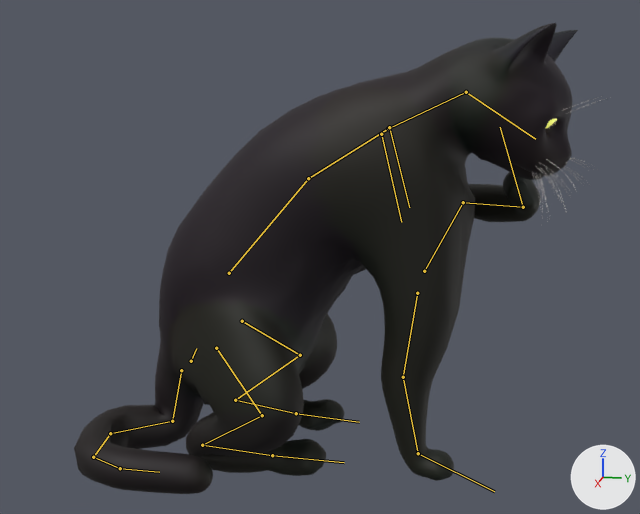
One commit to the glTF model lobby/cat.glb: the scene before it, then after it.
The view is the same before and after, from a 50 mm lens placed at (0.753, 0.144, 0.381), pointed at (0.01, -0.004, 0.195). The axes (+X, +Y, +Z) are drawn at lower right. The lights are the same throughout. The first picture is the older version. Both versions are drawn at frame 39 of the action 'cat_groom'; the numbers are the values there. The bones that change, and the others that lie on the model, are drawn over the model as lines.

Names of what the first picture shows: 'Cat3DBody', 'Cat3DCornea_1', 'Cat3DNose', 'Cat3DWhiskers'.
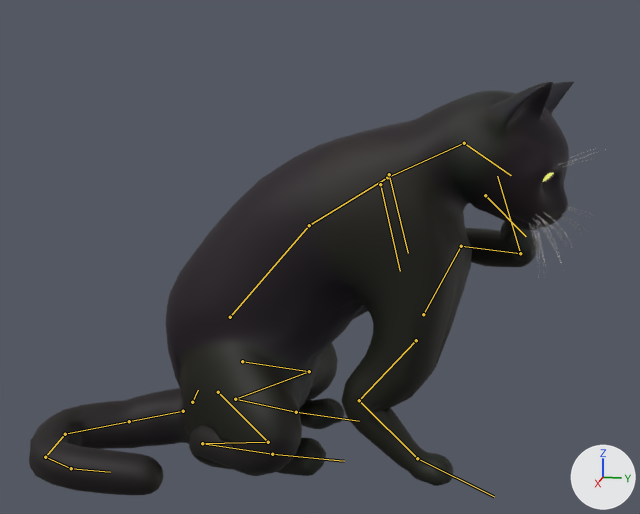
Location of each change, (x1, y1, x2, y2) in pixels of the pictures (640 x 514 px):
'Cat3DBody', posed (8% wider, 12% shorter)
    before: (74, 23, 578, 494)
    after: (29, 82, 574, 495)
'Cat3DWhiskers', posed
    before: (532, 97, 611, 222)
    after: (529, 149, 606, 278)
'Cat3DCornea_1', posed (mostly hidden)
    before: (546, 119, 557, 129)
    after: (543, 172, 554, 182)
'Cat3DNose', posed (mostly hidden)
    before: (562, 161, 568, 166)
    after: (559, 213, 564, 218)
bone 'hips', root to tip
    before: (191, 361) to (196, 348)
    after: (192, 402) to (198, 390)
bone 'upperarm.L', root to tip
    before: (417, 293) to (403, 377)
    after: (416, 340) to (359, 400)
bone 'forearm.L', root to tip
    before: (403, 377) to (418, 453)
    after: (359, 400) to (417, 458)
bone 'hand.L', root to tip
    before: (418, 453) to (494, 491)
    after: (417, 458) to (494, 496)
bone 'tail1', root to tip
    before: (181, 370) to (172, 421)
    after: (183, 411) to (129, 421)
bone 'tail2', root to tip
    before: (172, 421) to (110, 433)
    after: (129, 421) to (65, 434)
bone 'tail3', root to tip
    before: (110, 433) to (93, 457)
    after: (65, 434) to (45, 457)
bone 'tail4', root to tip
    before: (93, 457) to (120, 468)
    after: (45, 457) to (71, 468)
bone 'tail5', root to tip
    before: (120, 468) to (159, 472)
    after: (71, 468) to (110, 472)
bone 'thigh.L', root to tip
    before: (216, 348) to (262, 415)
    after: (218, 392) to (268, 442)
bone 'shin.L', root to tip
    before: (262, 415) to (202, 445)
    after: (268, 442) to (202, 443)
bone 'foot.L', root to tip
    before: (202, 445) to (272, 455)
    after: (202, 443) to (272, 454)
bone 'thigh.R', root to tip
    before: (242, 321) to (300, 355)
    after: (242, 361) to (309, 371)
bone 'shin.R', root to tip
    before: (300, 355) to (235, 400)
    after: (309, 371) to (235, 399)
bone 'foot.R', root to tip
    before: (235, 400) to (296, 413)
    after: (235, 399) to (296, 412)

Patch to the scene script:
```diff
--- a/lobby/cat.glb.py
+++ b/lobby/cat.glb.py
@@ bone_hips @@
 bone_hips = bpy.data.objects['CatRig'].pose.bones['hips']  # child of 'root'
-bone_hips.location = (0.0, 0.083, -0.158)
+bone_hips.location = (0.0, 0.089, -0.2)
@@ bone_upperarm_l @@
 bone_upperarm_l = bpy.data.objects['CatRig'].pose.bones['upperarm.L']  # child of 'scap.L'
-bone_upperarm_l.rotation_quaternion = (0.983, -0.184, 0.0, -0.023)  # degrees (-21, 0, -3)
+bone_upperarm_l.rotation_quaternion = (0.899, -0.437, 0.0, 0.017)  # degrees (-52, 1, 2)
@@ bone_forearm_l @@
 bone_forearm_l = bpy.data.objects['CatRig'].pose.bones['forearm.L']  # child of 'upperarm.L'
-bone_forearm_l.rotation_quaternion = (0.998, 0.061, 0.0, -0.007)  # degrees (7, 0, -1)
+bone_forearm_l.rotation_quaternion = (0.81, 0.582, 0.0, -0.072)  # degrees (71, 5, -7)
@@ bone_hand_l @@
 bone_hand_l = bpy.data.objects['CatRig'].pose.bones['hand.L']  # child of 'forearm.L'
-bone_hand_l.rotation_quaternion = (1.0, -0.001, 0.0, -0.004)  # degrees (0, 0, 0)
+bone_hand_l.rotation_quaternion = (0.956, -0.293, 0.0, 0.012)  # degrees (-34, 0, 1)
@@ bone_tail1 @@
 bone_tail1 = bpy.data.objects['CatRig'].pose.bones['tail1']  # child of 'hips'
-bone_tail1.rotation_quaternion = (0.991, -0.13, 0.0, -0.026)  # degrees (-15, 0, -3)
+bone_tail1.rotation_quaternion = (-0.743, 0.646, 0.0, 0.174)  # degrees (-80, -13, -15)
@@ bone_tail2 @@
 bone_tail2 = bpy.data.objects['CatRig'].pose.bones['tail2']  # child of 'tail1'
-bone_tail2.rotation_quaternion = (0.686, -0.569, 0.0, -0.452)  # degrees (-66, -31, -46)
+bone_tail2.rotation_quaternion = (0.961, -0.166, 0.0, -0.221)  # degrees (-19, -4, -25)
@@ bone_tail3 @@
 bone_tail3 = bpy.data.objects['CatRig'].pose.bones['tail3']  # child of 'tail2'
-bone_tail3.rotation_quaternion = (0.901, 0.279, 0.0, -0.332)  # degrees (31, 11, -37)
+bone_tail3.rotation_quaternion = (0.889, 0.129, 0.0, -0.44)  # degrees (13, 7, -52)
@@ bone_tail4 @@
 bone_tail4 = bpy.data.objects['CatRig'].pose.bones['tail4']  # child of 'tail3'
-bone_tail4.rotation_quaternion = (0.87, 0.378, 0.0, -0.318)  # degrees (43, 14, -35)
+bone_tail4.rotation_quaternion = (0.873, 0.232, 0.0, -0.43)  # degrees (24, 11, -50)
@@ bone_tail5 @@
 bone_tail5 = bpy.data.objects['CatRig'].pose.bones['tail5']  # child of 'tail4'
-bone_tail5.rotation_quaternion = (0.936, 0.31, 0.0, -0.167)  # degrees (36, 6, -18)
+bone_tail5.rotation_quaternion = (0.947, 0.233, 0.0, -0.222)  # degrees (26, 6, -25)
@@ bone_thigh_l @@
 bone_thigh_l = bpy.data.objects['CatRig'].pose.bones['thigh.L']  # child of 'hips'
-bone_thigh_l.rotation_quaternion = (0.923, -0.278, 0.0, -0.265)  # degrees (-31, -8, -30)
+bone_thigh_l.rotation_quaternion = (0.935, -0.12, 0.0, -0.334)  # degrees (-13, -5, -39)
@@ bone_shin_l @@
 bone_shin_l = bpy.data.objects['CatRig'].pose.bones['shin.L']  # child of 'thigh.L'
-bone_shin_l.rotation_quaternion = (0.892, -0.441, 0.0, 0.103)  # degrees (-52, 5, 11)
+bone_shin_l.rotation_quaternion = (0.71, -0.7, 0.0, 0.077)  # degrees (-89, 6, 6)
@@ bone_foot_l @@
 bone_foot_l = bpy.data.objects['CatRig'].pose.bones['foot.L']  # child of 'shin.L'
-bone_foot_l.rotation_quaternion = (0.611, 0.698, 0.0, 0.373)  # degrees (88, -31, 32)
+bone_foot_l.rotation_quaternion = (0.488, 0.727, 0.0, 0.482)  # degrees (95, -45, 41)
@@ bone_thigh_r @@
 bone_thigh_r = bpy.data.objects['CatRig'].pose.bones['thigh.R']  # child of 'hips'
-bone_thigh_r.rotation_quaternion = (0.923, -0.278, 0.0, 0.265)  # degrees (-31, 8, 30)
+bone_thigh_r.rotation_quaternion = (0.935, -0.12, 0.0, 0.334)  # degrees (-13, 5, 39)
@@ bone_shin_r @@
 bone_shin_r = bpy.data.objects['CatRig'].pose.bones['shin.R']  # child of 'thigh.R'
-bone_shin_r.rotation_quaternion = (0.892, -0.441, 0.0, -0.103)  # degrees (-52, -5, -11)
+bone_shin_r.rotation_quaternion = (0.71, -0.7, 0.0, -0.077)  # degrees (-89, -6, -6)
@@ bone_foot_r @@
 bone_foot_r = bpy.data.objects['CatRig'].pose.bones['foot.R']  # child of 'shin.R'
-bone_foot_r.rotation_quaternion = (0.611, 0.698, 0.0, -0.373)  # degrees (88, 31, -32)
+bone_foot_r.rotation_quaternion = (0.488, 0.727, 0.0, -0.482)  # degrees (95, 45, -41)
```
